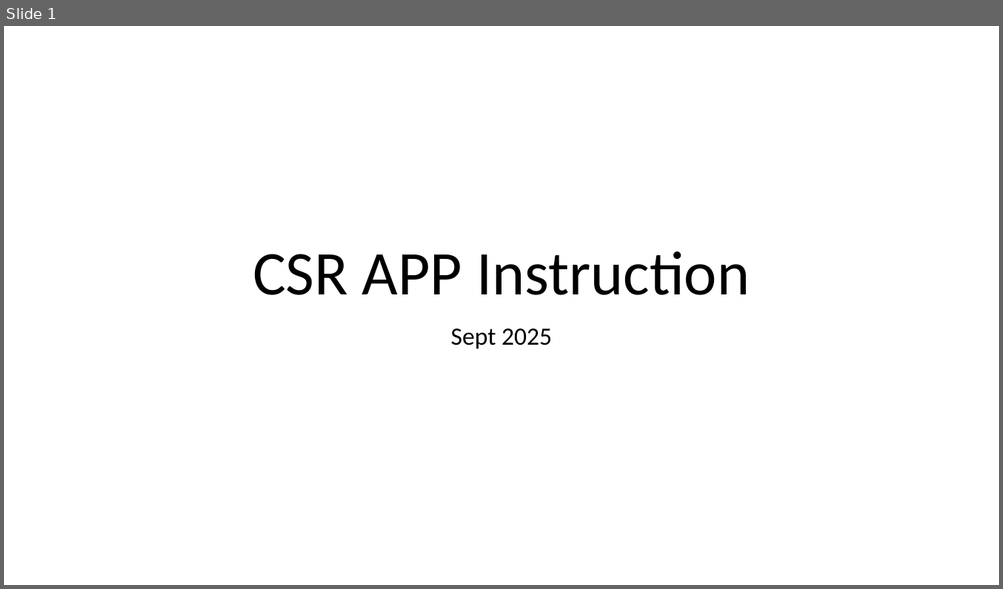
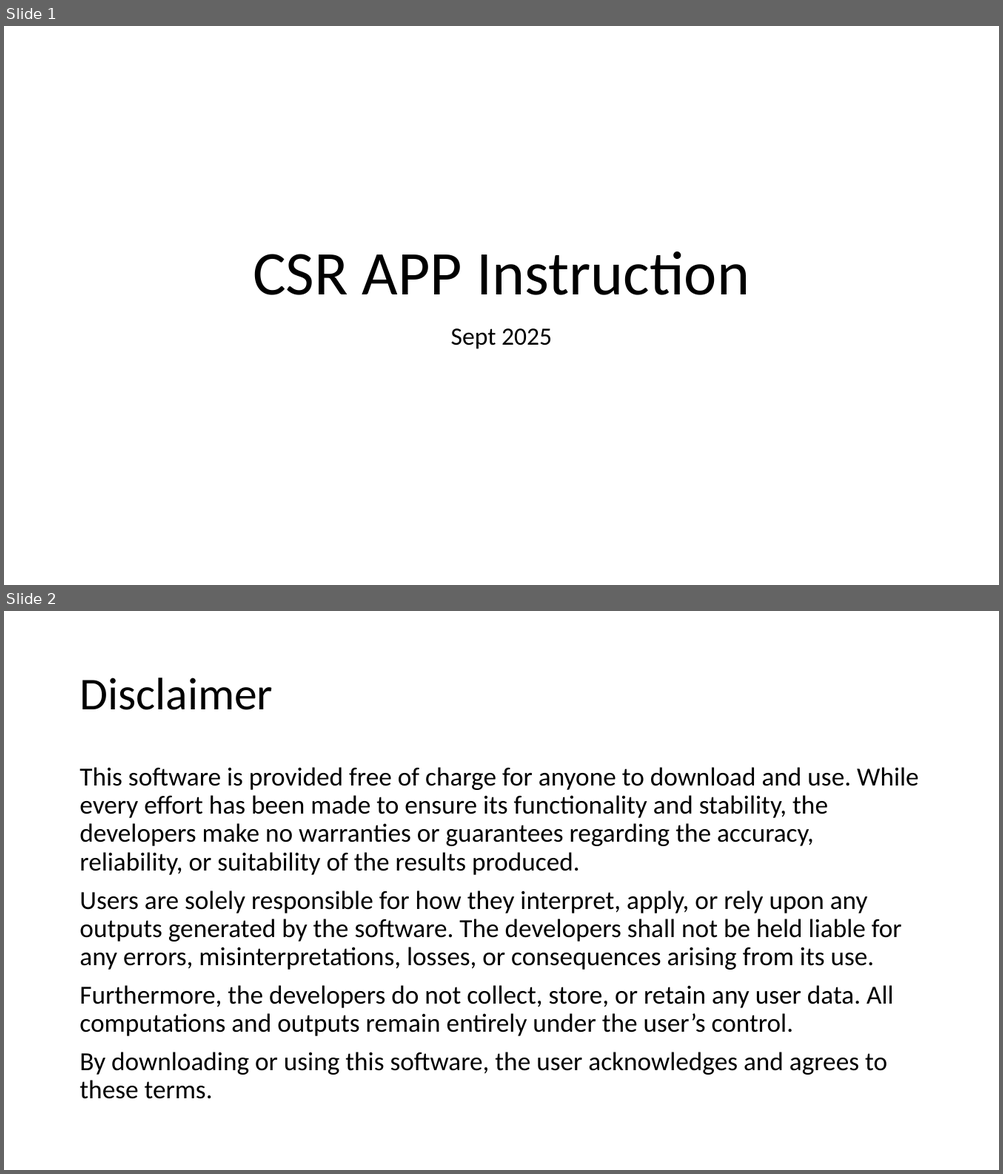
Before and after one commit to cuzno200161/CSR-software, a slide deck: CSR APP Instruction.pptx. Shown one above the other, each under a label of ours: slide 1 before the commit, slides 1 and 2 after it. The pictures are 1003x589 and 1003x1174 pixels, drawn with LibreOffice and Linux fonts; fonts in the diff are those of the drawing. Boxes give left, top, right and bottom in pixels: in the first picture for what was removed or moved away, otherwise in the second. Text is boxed around its words. In the diff, an @@ line names an element or a change of style, - is before the commit and + after.

```diff
--- a/CSR APP Instruction.pptx
+++ b/CSR APP Instruction.pptx
@@ slide 2 added at [4,611,999,1170], background #FFFFFF @@
@@ title added at [79,678,273,710], 44 pt, text #000000 @@
+Disclaimer
@@ text added at [79,767,919,1099], 25.2 pt, text #000000 @@
+This software is provided free of charge for anyone to download and use. While every effort has been made to ensure its functionality and stability, the developers make no warranties or guarantees regarding the accuracy, reliability, or suitability of the results produced.
+Users are solely responsible for how they interpret, apply, or rely upon any outputs generated by the software. The developers shall not be held liable for any errors, misinterpretations, losses, or consequences arising from its use.
+Furthermore, the developers do not collect, store, or retain any user data. All computations and outputs remain entirely under the user’s control.
+By downloading or using this software, the user acknowledges and agrees to these terms.
```
Also in this commit, not shown: 5 slides changed, 6 other slides added, 1 slide removed, 1 other file.
